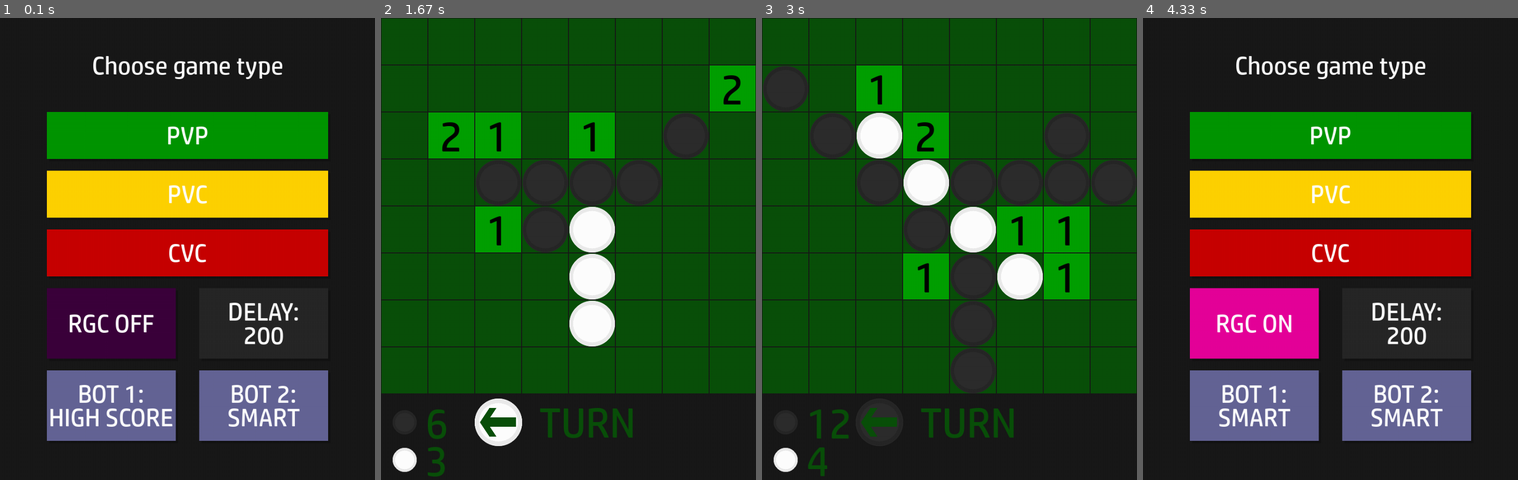
Above: before the commit, frames 1-4 (left to right).
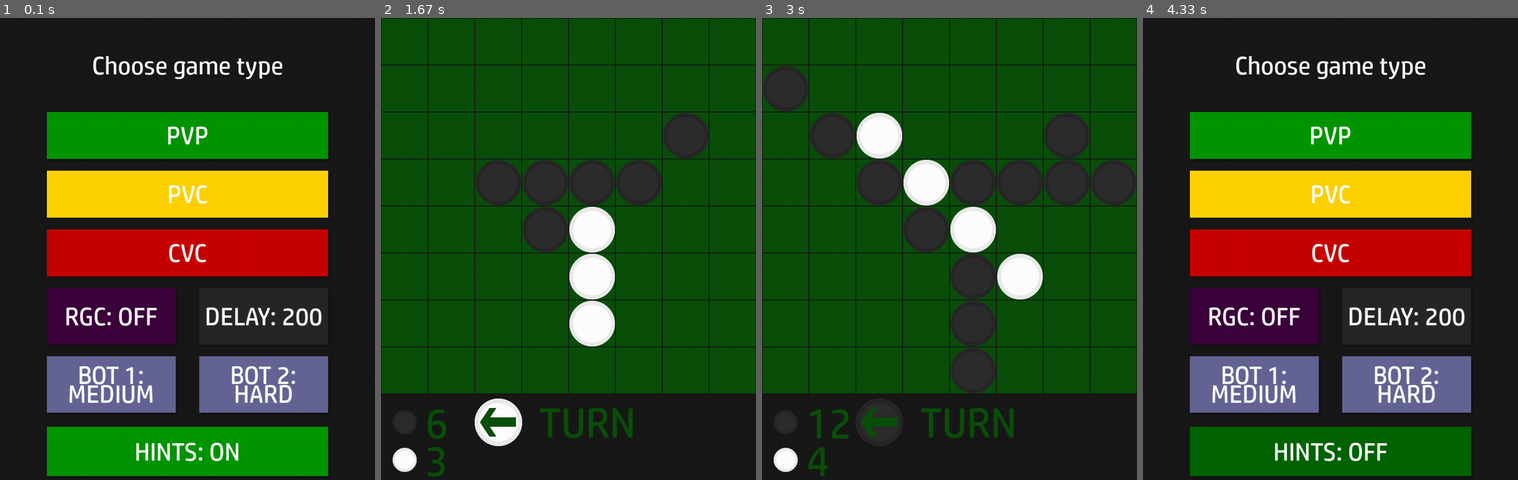
Above: after the commit, the same moments.

Repository: vitosotdihaet/Pygame-Reversi
Game: pygame game, started from main.py
Same seed, same stepped clock (60 frames per second), same inputs: the game is played once before the commit and once after it.
Inputs (mouse positions are in pixels of both pictures, inside the frame that each line leads up to):
- Up to frame 1 (0.1 s): no input
- Up to frame 2 (1.67 s): click (568, 253) at 0.38 s; click (572, 364) at 0.75 s; click (546, 119) at 1.18 s
- Up to frame 3 (3 s): no input
- Up to frame 4 (4.33 s): move the mouse to (1255, 424) at 3.22 s; click (1255, 424) at 3.48 s; move the mouse to (1263, 350) at 3.88 s; click (1263, 350) at 4.1 s

The runs differ from the first frame. In frame 1, 16% of the frame differs, in the area x 12-88%, y 61-100%; in frame 2, 6.0%; in frame 3, 7.2%; in frame 4, 20%, in the area x 12-88%, y 58-100%.

Commit message:
Added hint button

Diff:
--- a/main.py
+++ b/main.py
@@ -99,10 +99,11 @@
             xcord = moves[0][i][0] * 100 + 1
             ycord = moves[0][i][1] * 100 + 1
 
-            pg.draw.rect(screen_surf, (0, 160, 0), pg.Rect((xcord, ycord, 98, 98)))
-            eat_num = font_medium.render(str(moves[1][i]), True, (0, 0, 0))
-            eat_num_rect = eat_num.get_rect(center=(xcord + 48, ycord + 50))
-            screen_surf.blit(eat_num, eat_num_rect)
+            if (pvp or (pvc and self.player)) and hints_on:
+                pg.draw.rect(screen_surf, (0, 160, 0), pg.Rect((xcord, ycord, 98, 98)))
+                eat_num = font_medium.render(str(moves[1][i]), True, (0, 0, 0))
+                eat_num_rect = eat_num.get_rect(center=(xcord + 48, ycord + 50))
+                screen_surf.blit(eat_num, eat_num_rect)
 
     def insert(self, x, y):
         global blk_score_text, wht_score_text, wht_score, blk_score
@@ -174,8 +175,29 @@
         if RGC_MOD: SET_RGC()
 
     def computer_turn(self, tog):
-        t = self.choose_tog_turn(tog)
+        t = self.choose_tog(tog)
         self.turn(t[0], t[1])
+
+    def choose_tog(self, tog):
+        steps = self.moves()
+        steps_count = steps[1]
+        poss_steps = steps[0]
+
+        if tog == types_of_game[1]:
+            maxi = randind_of_max(steps_count)
+            x = poss_steps[maxi][0]
+            y = poss_steps[maxi][1]
+
+        elif tog == types_of_game[2]:
+            t = self.compute_best_step(self.player, tog)
+            x, y = t[0], t[1]
+
+        else:
+            next_random = randrange(0, len(self.moves()[0]))
+            x = poss_steps[next_random][0]
+            y = poss_steps[next_random][1]
+
+        return (x, y)
 
     def compute_best_step(self, player, tog, depth=3):
         if depth <= 0:
@@ -209,7 +231,7 @@
                         ybest = steps[0][i][1]
 
             elif wht_score + blk_score >= 56:
-                xbest, ybest = tboard.choose_tog_turn(types_of_game[1])
+                xbest, ybest = tboard.choose_tog(types_of_game[1])
 
             good_turns.append((xbest, ybest))
 
@@ -220,7 +242,7 @@
         # print(good_turns)
         best_step = 0
         if good_turns == [] or good_turns == [(0, 0) for _ in range(len(good_turns))]:
-            return tboard.choose_tog_turn(types_of_game[0])
+            return tboard.choose_tog(types_of_game[0])
 
         for i, coords in enumerate(good_turns):
             t = tboard.cell_can_eat(coords[0], coords[1])
@@ -245,27 +267,6 @@
 
         return (good_turns[best_step_ind])
 
-    def choose_tog_turn(self, tog):
-        steps = self.moves()
-        steps_count = steps[1]
-        poss_steps = steps[0]
-
-        if tog == types_of_game[1]:
-            maxi = randind_of_max(steps_count)
-            x = poss_steps[maxi][0]
-            y = poss_steps[maxi][1]
-
-        elif tog == types_of_game[2]:
-            t = self.compute_best_step(self.player, tog)
-            x, y = t[0], t[1]
-
-        else:
-            next_random = randrange(0, len(self.moves()[0]))
-            x = poss_steps[next_random][0]
-            y = poss_steps[next_random][1]
-
-        return (x, y)
-
     def blit(self):
         global wrong_tile_text
         screen_surf.fill(MAINBG)
@@ -340,11 +341,13 @@
     PVP_BUTTON.draw((20, 20, 20))
     PVC_BUTTON.draw((20, 20, 20))
     CVC_BUTTON.draw((20, 20, 20))
+
+    RGC_BUTTON.draw((20, 20, 20))
+    DELAY_BUTTON.draw((20, 20, 20))
+
     BOT1_BUTTON.draw((20, 20, 20))
     BOT2_BUTTON.draw((20, 20, 20))
-
-    RGC_BUTTON.draw((20, 20, 20))
-    DELAY_BUTTON.draw((20, 20, 20))
+    HINTS_BUTTON.draw((20, 20, 20))
 
     SCREEN.blit(screen_surf, (0, 0))
     choice_text.blit()
@@ -405,7 +408,7 @@
 
 # MAIN_INFO
 MAIN_BOARD = Board.new(self=Board([[0 for _ in range(9)] for _ in range(9)], True))
-types_of_game = ["RANDOM", "HIGH SCORE", "SMART"]
+types_of_game = ["EASY", "MEDIUM", "HARD"]
 
 # PARAMETERS
 current_path = os.path.dirname(__file__)
@@ -444,6 +447,7 @@
 pvp = False
 cvc = False
 pvc = False
+hints_on = True
 game_over = False
 gray = 40
 wrong_tile_bool = False
@@ -470,14 +474,15 @@
 PVP_BUTTON = Button((0, 150, 0), 100, 200, 600, 100, "PVP")
 PVC_BUTTON = Button((255, 211, 0), 100, 325, 600, 100, "PVC")
 CVC_BUTTON = Button((200, 0, 0), 100, 450, 600, 100, "CVC")
-RGC_BUTTON = Button((60, 0, 60), 100, 575, 275, 150, "RGC OFF")
-DELAY_BUTTON = Button((gray, gray, gray), 425, 575, 275, 150, "DELAY:\n" + str(delay_time))
-BOT1_BUTTON = Button((100, 100, 150), 100, 750, 275, 150, "BOT 1:\n" + bot1_beh)
-BOT2_BUTTON = Button((100, 100, 150), 425, 750, 275, 150, "BOT 2:\n" + bot2_beh)
+RGC_BUTTON = Button((60, 0, 60), 100, 575, 275, 120, "RGC: OFF")
+DELAY_BUTTON = Button((gray, gray, gray), 425, 575, 275, 120, "DELAY: " + str(delay_time))
+BOT1_BUTTON = Button((100, 100, 150), 100, 720, 275, 120, "BOT 1:\n" + bot1_beh)
+BOT2_BUTTON = Button((100, 100, 150), 425, 720, 275, 120, "BOT 2:\n" + bot2_beh)
+HINTS_BUTTON = Button((0, 150, 0), 100, 870, 600, 105, "HINTS: ON")
 
 # MAIN_MENU
 def main_menu():
-    global pvp, cvc, pvc, RGC_MOD, gray, game, delay_time, checkers, bot1_beh, bot2_beh
+    global pvp, cvc, pvc, RGC_MOD, gray, game, delay_time, checkers, bot1_beh, bot2_beh, hints_on
     bbid1, bbid2 = 1, 2
     game = False
     while not game:
@@ -495,6 +500,7 @@
                 or DELAY_BUTTON.is_over(mouse_pos)
                 or BOT1_BUTTON.is_over(mouse_pos)
                 or BOT2_BUTTON.is_over(mouse_pos)
+                or HINTS_BUTTON.is_over(mouse_pos)
             ): pg.mouse.set_cursor(pg.SYSTEM_CURSOR_HAND)
             else: pg.mouse.set_cursor(pg.SYSTEM_CURSOR_ARROW)
 
@@ -528,11 +534,11 @@
 
                     elif RGC_BUTTON.is_over(mouse_pos):
                         if RGC_MOD:
+                            RGC_BUTTON.text = "RGC: OFF"
                             RGC_BUTTON.color = (60, 0, 60)
-                            RGC_BUTTON.text = "RGC OFF"
                         else:
+                            RGC_BUTTON.text = "RGC: ON"
                             RGC_BUTTON.color = (230, 0, 153)
-                            RGC_BUTTON.text = "RGC ON"
                         RGC_MOD = not RGC_MOD
 
                     elif DELAY_BUTTON.is_over(mouse_pos):
@@ -546,14 +552,14 @@
                         bbid2 = (bbid2 + 1) % len(types_of_game)
                         bot2_beh = types_of_game[bbid2]
 
-                elif RGC_BUTTON.is_over(mouse_pos):
-                    if RGC_MOD:
-                        RGC_BUTTON.color = (60, 0, 60)
-                        RGC_BUTTON.text = "RGC OFF"
-                    else:
-                        RGC_BUTTON.color = (230, 0, 153)
-                        RGC_BUTTON.text = "RGC ON"
-                    RGC_MOD = not RGC_MOD
+                    elif HINTS_BUTTON.is_over(mouse_pos):
+                        hints_on = not hints_on
+                        if hints_on:
+                            HINTS_BUTTON.text = "HINTS: ON"
+                            HINTS_BUTTON.color = (0, 150, 0)
+                        else:
+                            HINTS_BUTTON.text = "HINTS: OFF"
+                            HINTS_BUTTON.color = (0, 100, 0)
 
                 elif event.button == 3 or event.button == 5:
                     if DELAY_BUTTON.is_over(mouse_pos):
@@ -570,7 +576,7 @@
             BOT1_BUTTON.text = "BOT 1:\n" + bot1_beh
             BOT2_BUTTON.text = "BOT 2:\n" + bot2_beh
             DELAY_BUTTON.color = (gray, gray, gray)
-            DELAY_BUTTON.text = "DELAY:\n" + str(delay_time)
+            DELAY_BUTTON.text = "DELAY: " + str(delay_time)
 
             screen_surf.fill(MAINBG)
             draw_main_buttons()
@@ -591,10 +597,12 @@
         xc, yc = pg.mouse.get_pos()[0] // 100, pg.mouse.get_pos()[1] // 100
         acc_tiles = MAIN_BOARD.moves()[0]
 
-        if (xc, yc) in acc_tiles or (xc == 2 and 810 < pg.mouse.get_pos()[1] < 910):
-            pg.mouse.set_cursor(pg.SYSTEM_CURSOR_HAND)
-        else:
-            pg.mouse.set_cursor(pg.SYSTEM_CURSOR_ARROW)
+        if pvp or (pvc and MAIN_BOARD.player):
+            if (xc, yc) in acc_tiles or (xc == 2 and 810 < pg.mouse.get_pos()[1] < 910):
+                pg.mouse.set_cursor(pg.SYSTEM_CURSOR_HAND)
+            else:
+                pg.mouse.set_cursor(pg.SYSTEM_CURSOR_ARROW)
+        else: pg.mouse.set_cursor(pg.SYSTEM_CURSOR_ARROW)
 
         if event.type == pg.MOUSEBUTTONDOWN:
             if xc == 2 and 810 < event.pos[1] < 910:
